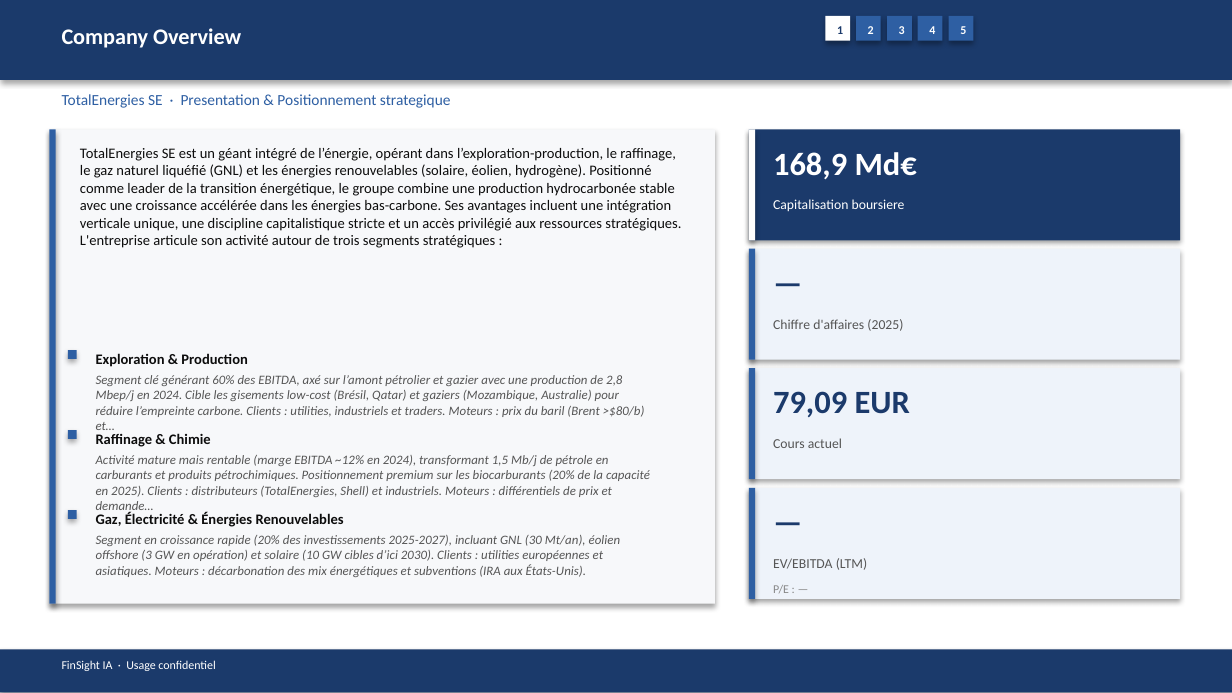
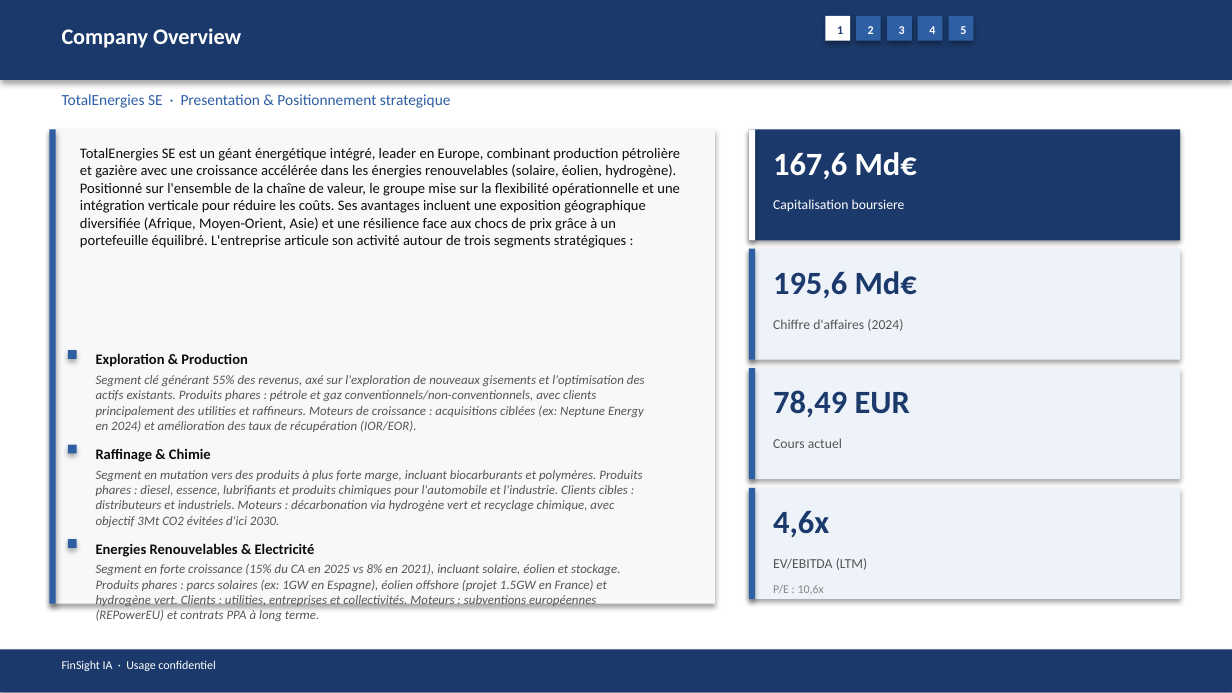
Before and after one commit to baptistejeh07-art/finsight-ia, a slide deck: slide 5 of preview/TTE.PA/TTE.PA_pitchbook.pptx. Drawn at 1232x693 pixels with LibreOffice and Linux fonts; fonts in the diff are those of the drawing. Boxes give left, top, right and bottom in pixels: in the first picture for what was removed or moved away, otherwise in the second. Text is boxed around its words. In the diff, an @@ line names an element or a change of style, - is before the commit and + after.

```diff
--- a/preview/TTE.PA/TTE.PA_pitchbook.pptx
+++ b/preview/TTE.PA/TTE.PA_pitchbook.pptx
@@ text at (x1=80, y1=148, x2=680, y2=248): text changed @@
-TotalEnergies SE est un géant intégré de l’énergie, opérant dans l’exploration-production, le raffinage, le gaz naturel liquéfié (GNL) et les énergies renouvelables (solaire, éolien, hydrogène). Positionné comme leader de la transition énergétique, le groupe combine une production hydrocarbonée stable avec une croissance accélérée dans les énergies bas-carbone. Ses avantages incluent une intégration verticale unique, une discipline capitalistique stricte et un accès privilégié aux ressources stratégiques. L'entreprise articule son activité autour de trois segments stratégiques :
+TotalEnergies SE est un géant énergétique intégré, leader en Europe, combinant production pétrolière et gazière avec une croissance accélérée dans les énergies renouvelables (solaire, éolien, hydrogène). Positionné sur l'ensemble de la chaîne de valeur, le groupe mise sur la flexibilité opérationnelle et une intégration verticale pour réduire les coûts. Ses avantages incluent une exposition géographique diversifiée (Afrique, Moyen-Orient, Asie) et une résilience face aux chocs de prix grâce à un portefeuille équilibré. L'entreprise articule son activité autour de trois segments stratégiques :
@@ text at (x1=773, y1=152, x2=917, y2=179): text changed @@
-168,9 Md€
+167,6 Md€
@@ text at (x1=773, y1=271, x2=917, y2=298): text changed @@
-—
+195,6 Md€
@@ text at (x1=773, y1=319, x2=903, y2=331): text changed @@
-Chiffre d'affaires (2025)
+Chiffre d'affaires (2024)
@@ text at (x1=96, y1=375, x2=645, y2=432): text changed @@
-Segment clé générant 60% des EBITDA, axé sur l’amont pétrolier et gazier avec une production de 2,8 Mbep/j en 2024. Cible les gisements low-cost (Brésil, Qatar) et gaziers (Mozambique, Australie) pour réduire l’empreinte carbone. Clients : utilities, industriels et traders. Moteurs : prix du baril (Brent >$80/b) et…
+Segment clé générant 55% des revenus, axé sur l'exploration de nouveaux gisements et l'optimisation des actifs existants. Produits phares : pétrole et gaz conventionnels/non-conventionnels, avec clients principalement des utilities et raffineurs. Moteurs de croissance : acquisitions ciblées (ex: Neptune Energy en 2024) et amélioration des taux de récupération (IOR/EOR).
@@ text at (x1=773, y1=390, x2=910, y2=417): text changed @@
-79,09 EUR
+78,49 EUR
@@ rectangle moved from (x1=68, y1=430, x2=76, y2=439) to (x1=68, y1=445, x2=76, y2=453) @@
@@ text "Raffinage & Chimie" moved from (x1=96, y1=433, x2=211, y2=447) to (x1=96, y1=448, x2=211, y2=462) @@
@@ text at (x1=96, y1=470, x2=642, y2=527): text changed @@
-Activité mature mais rentable (marge EBITDA ~12% en 2024), transformant 1,5 Mb/j de pétrole en carburants et produits pétrochimiques. Positionnement premium sur les biocarburants (20% de la capacité en 2025). Clients : distributeurs (TotalEnergies, Shell) et industriels. Moteurs : différentiels de prix et demande…
+Segment en mutation vers des produits à plus forte marge, incluant biocarburants et polymères. Produits phares : diesel, essence, lubrifiants et produits chimiques pour l'automobile et l'industrie. Clients cibles : distributeurs et industriels. Moteurs : décarbonation via hydrogène vert et recyclage chimique, avec objectif 3Mt CO2 évitées d'ici 2030.
@@ text at (x1=773, y1=511, x2=829, y2=537): text changed @@
-—
+4,6x
@@ rectangle moved from (x1=68, y1=510, x2=76, y2=519) to (x1=68, y1=540, x2=76, y2=548) @@
@@ text at (x1=96, y1=543, x2=315, y2=557): text changed @@
-Gaz, Électricité & Énergies Renouvelables
+Energies Renouvelables & Electricité
@@ text at (x1=96, y1=564, x2=620, y2=621): text changed @@
-Segment en croissance rapide (20% des investissements 2025-2027), incluant GNL (30 Mt/an), éolien offshore (3 GW en opération) et solaire (10 GW cibles d’ici 2030). Clients : utilities européennes et asiatiques. Moteurs : décarbonation des mix énergétiques et subventions (IRA aux États-Unis).
+Segment en forte croissance (15% du CA en 2025 vs 8% en 2021), incluant solaire, éolien et stockage. Produits phares : parcs solaires (ex: 1GW en Espagne), éolien offshore (projet 1.5GW en France) et hydrogène vert. Clients : utilities, entreprises et collectivités. Moteurs : subventions européennes (REPowerEU) et contrats PPA à long terme.
@@ text at (x1=773, y1=585, x2=824, y2=594): text changed @@
-P/E : —
+P/E : 10,6x
```
Also in this commit, not shown: 13 other slides changed, 3 other files.
